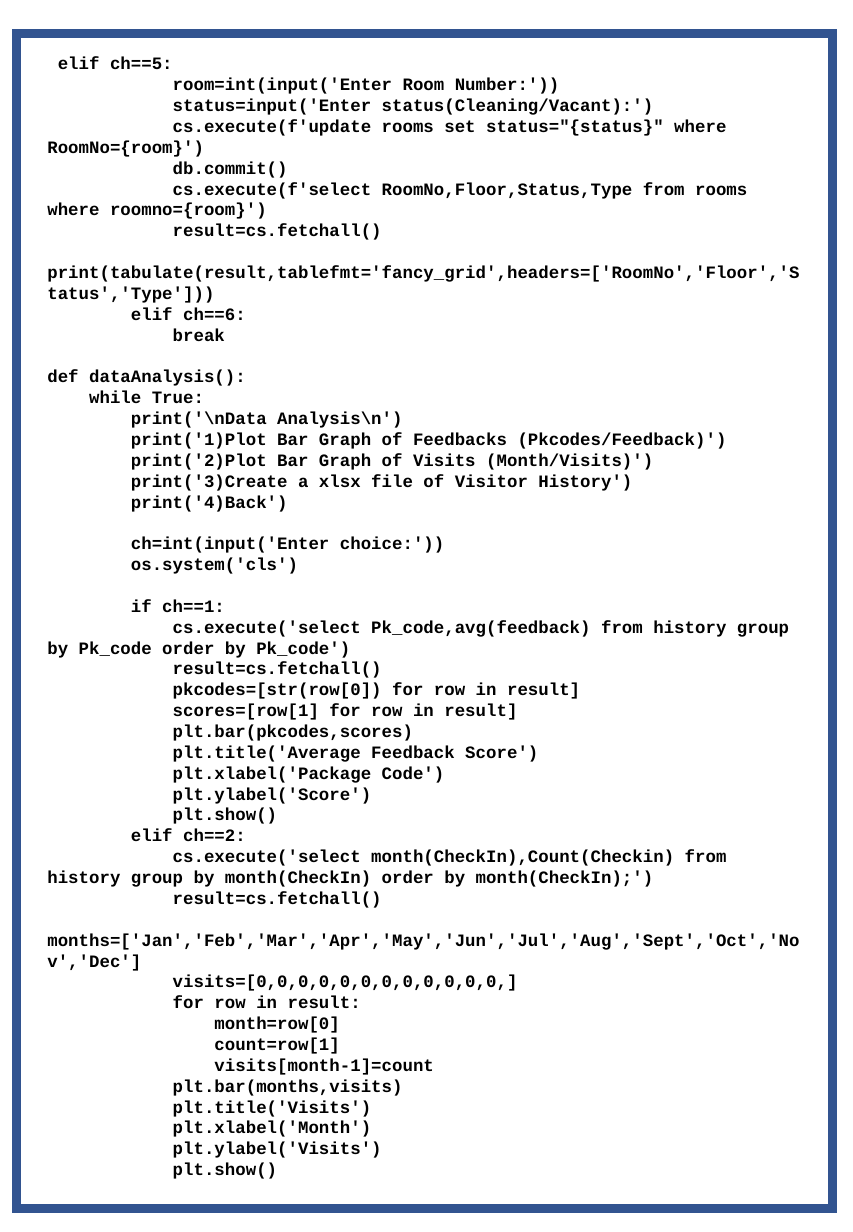
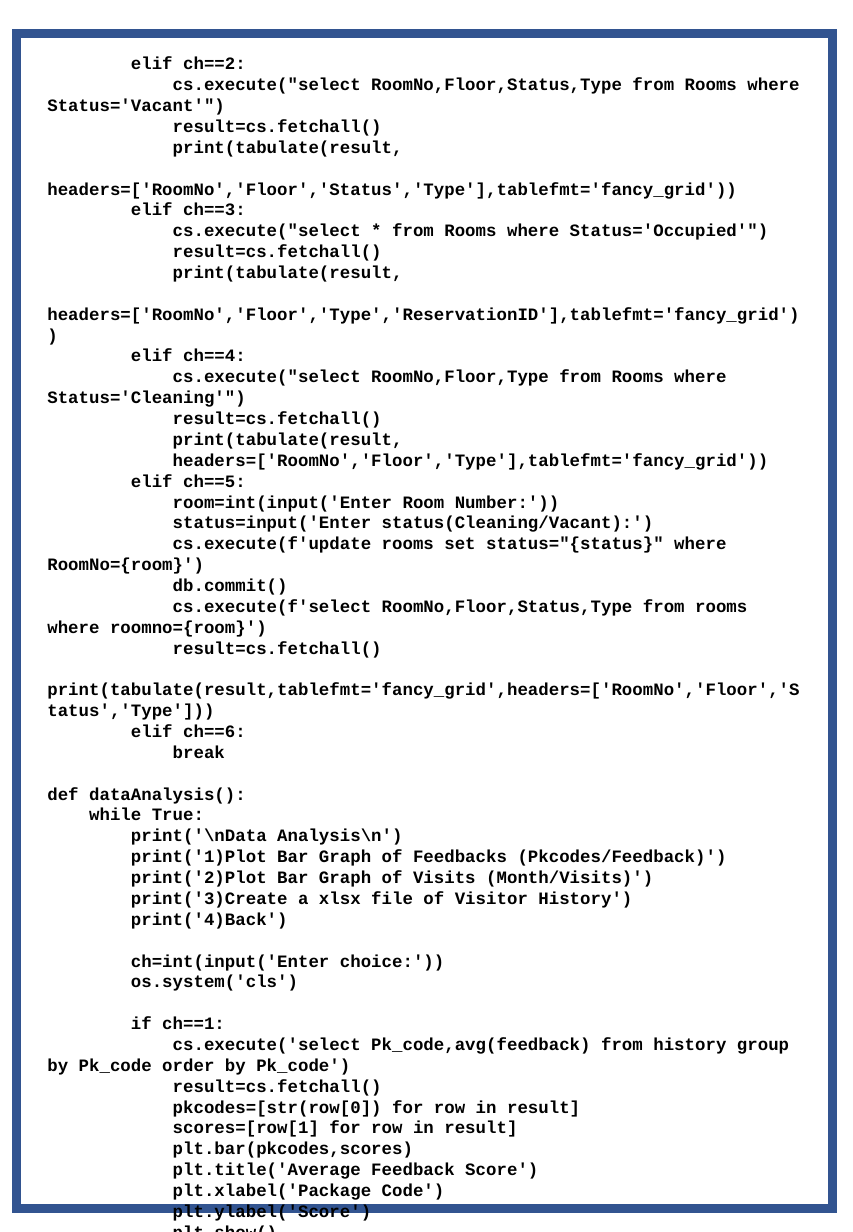
Before and after one commit to Agentgilspy/Hotel, a slide deck: slide 21 of Computer Project.pptx. Drawn at 853x1232 pixels with LibreOffice and Linux fonts; fonts in the diff are those of the drawing. Boxes give left, top, right and bottom in pixels: in the first picture for what was removed or moved away, otherwise in the second. Text is boxed around its words. In the diff, an @@ line names an element or a change of style, - is before the commit and + after.

```diff
--- a/Computer Project.pptx
+++ b/Computer Project.pptx
@@ text at (47, 57, 799, 470): paragraphs added @@
+elif ch==2:
+cs.execute("select RoomNo,Floor,Status,Type from Rooms where Status='Vacant'")
+result=cs.fetchall()
+print(tabulate(result,
+headers=['RoomNo','Floor','Status','Type'],tablefmt='fancy_grid'))
+elif ch==3:
+cs.execute("select * from Rooms where Status='Occupied'")
+result=cs.fetchall()
+print(tabulate(result,
+headers=['RoomNo','Floor','Type','ReservationID'],tablefmt='fancy_grid'))
+elif ch==4:
+cs.execute("select RoomNo,Floor,Type from Rooms where Status='Cleaning'")
+result=cs.fetchall()
+print(tabulate(result,
+headers=['RoomNo','Floor','Type'],tablefmt='fancy_grid'))
@@ text at (47, 829, 799, 1179): paragraphs removed @@
-elif ch==2:
-cs.execute('select month(CheckIn),Count(Checkin) from history group by month(CheckIn) order by month(CheckIn);')
-result=cs.fetchall()
-months=['Jan','Feb','Mar','Apr','May','Jun','Jul','Aug','Sept','Oct','Nov','Dec']
-visits=[0,0,0,0,0,0,0,0,0,0,0,0,]
-for row in result:
-month=row[0]
-count=row[1]
-visits[month-1]=count
-plt.bar(months,visits)
-plt.title('Visits')
-plt.xlabel('Month')
-plt.ylabel('Visits')
-plt.show()
```
Also in this commit, not shown: 8 other slides changed, 2 slides added, 3 slides removed.
